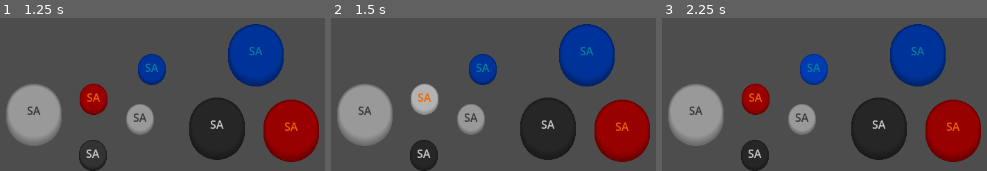
Above: before the commit, frames 1-3 (left to right).
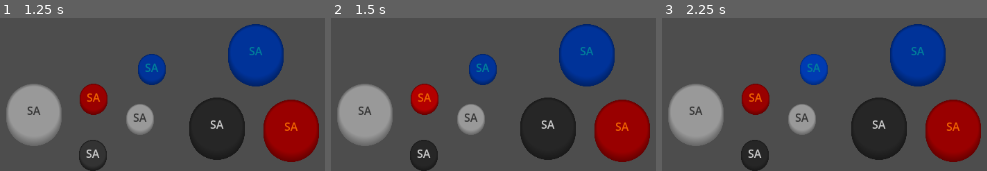
Above: after the commit, the same moments.

Repository: HawaTechnologies/virtualpad-client
Game: Godot game, scene res://main.tscn
Two runs of this game, one before a commit and one after it. Both use one fixed random seed, a clock stepped at 60 frames per second and the inputs below.
Inputs:
- Up to frame 1 (1.25 s): click "SA" at 0.5 s
- Up to frame 2 (1.5 s): click "SA" at 1.25 s
- Up to frame 3 (2.25 s): click "SA" at 2 s

Frame 1 is identical in both runs. In frame 2, 1.4% of the frame differs, in the area x 24-34%, y 42-64%; in frame 3, nothing differs.

Commit message:
Fixing a style

Diff:
--- a/Styles/Themes/Dragon/dragon-button-miniround-hover.tres
+++ b/Styles/Themes/Dragon/dragon-button-miniround-hover.tres
@@ -2,12 +2,12 @@
 
 [resource]
 content_margin_bottom = 13.0
-bg_color = Color(0.701961, 0.701961, 0.701961, 1)
+bg_color = Color(0.701961, 0, 0, 1)
 border_width_left = 2
 border_width_top = 2
 border_width_right = 2
 border_width_bottom = 7
-border_color = Color(0.5, 0.5, 0.5, 1)
+border_color = Color(0.4, 0, 0, 1)
 border_blend = true
 corner_radius_top_left = 20
 corner_radius_top_right = 20
--- a/main.tscn
+++ b/main.tscn
@@ -86,6 +86,7 @@
 text = "SA"
 
 [node name="Black-Big" type="Button" parent="Themes"]
+layout_mode = 0
 offset_left = 159.0
 offset_top = -53.0
 offset_right = 239.0
@@ -94,6 +95,7 @@
 text = "SA"
 
 [node name="Dragon-Big" type="Button" parent="Themes"]
+layout_mode = 0
 offset_left = 266.0
 offset_top = -50.0
 offset_right = 346.0
@@ -102,6 +104,7 @@
 text = "SA"
 
 [node name="Shark-Big" type="Button" parent="Themes"]
+layout_mode = 0
 offset_left = 215.0
 offset_top = -159.0
 offset_right = 295.0
